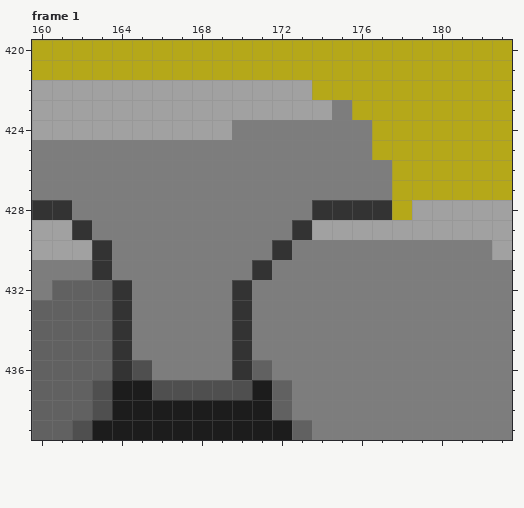
A pixel-art file gets an edit: assets/images/levels/levels.aseprite. Above is the file before it was changed.
512x512 pixels, 2 frames. Shown: frame 1: x 160..183, y 420..439. The commit also changed other frames or places, which this record leaves out.
New version:
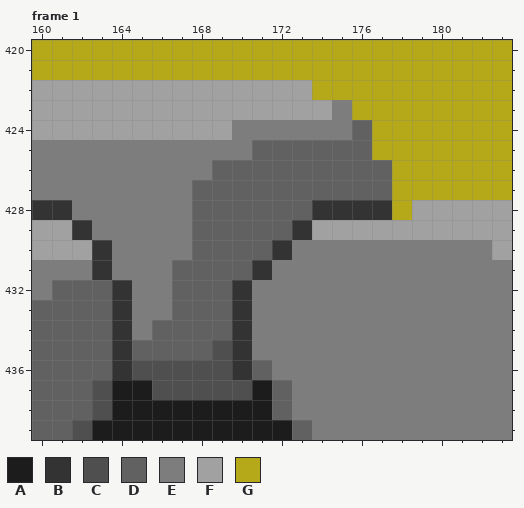
Palette (. is transparent): A #1c1c1c  B #333333  C #4f4f4f  D #616161  E #7d7d7d  F #a1a1a1  G #b5a819
Change:
Frame 1, layer "Layer 1":
Colour E becomes colour C in row 435 at x 169; in row 436 at x 166 to 169.
Colour E becomes colour D in row 424 at x 176; in row 425 at x 171 to 176; in row 426 at x 169 to 177; in row 427 at x 168 to 177; in row 428 at x 168 to 173; in row 429 at x 168 to 172.
Colour E becomes colour D in row 430 at x 168 to 171; in row 431 at x 167 to 170; in rows 432 to 433 at x 167 to 169; in row 434 at x 166 to 169; in row 435 at x 165 to 168.
Where, in picture pixels (left, top, right, bottom), the same in both pictures:
changed: (132, 120, 392, 380)
